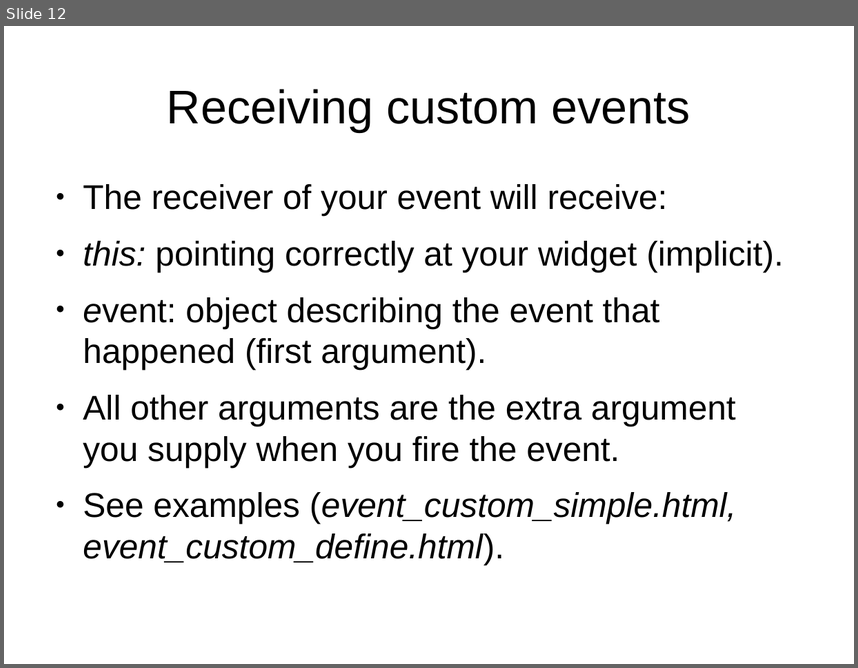
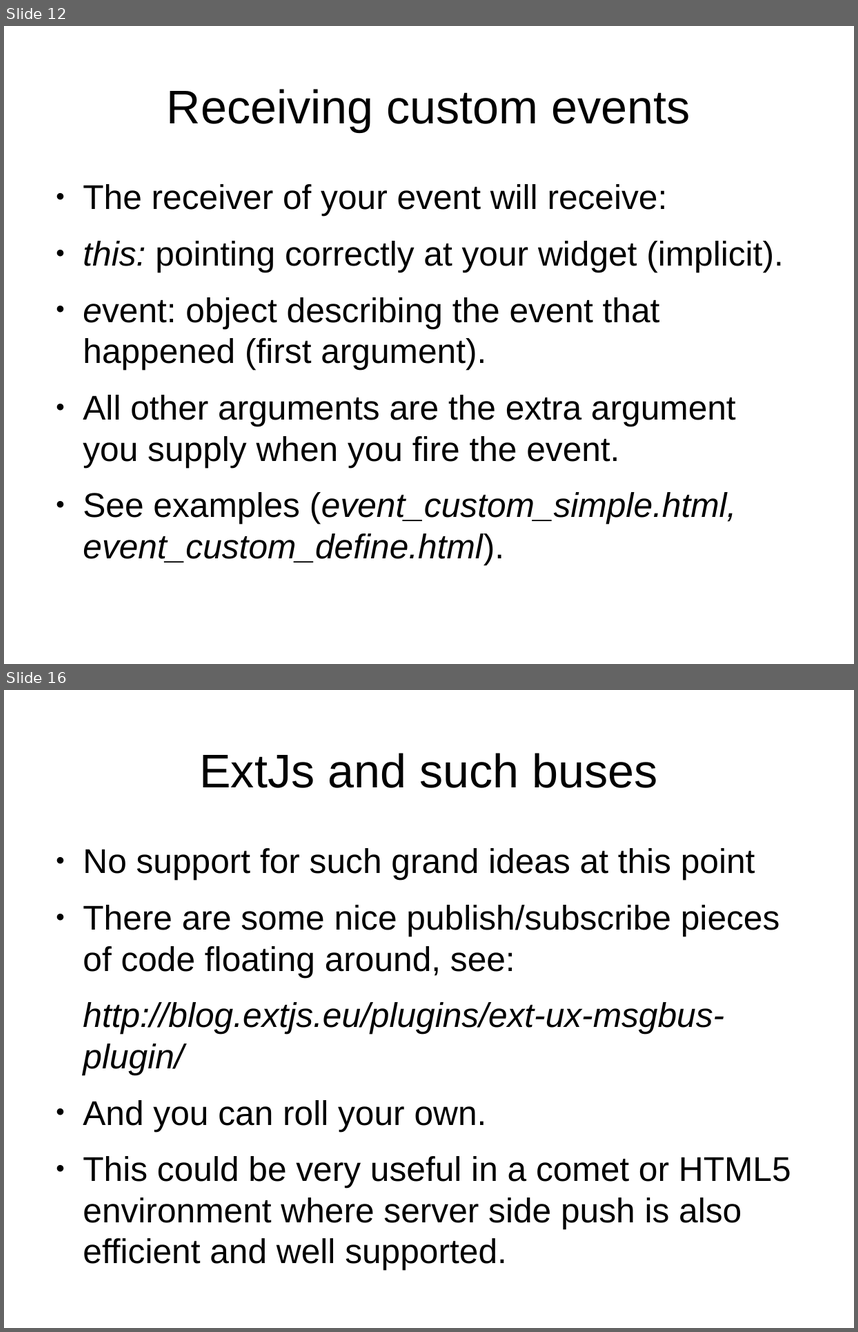
Before and after one commit to veltzer/demos, a slide deck: javascript/extjs/doc/extjs_event_handling.odp. Shown one above the other, each under a label of ours: slide 12 before the commit, slides 12 and 16 after it; the slides between them are not shown. The pictures are 858x668 and 858x1332 pixels, drawn with LibreOffice and Linux fonts; fonts in the diff are those of the drawing. Boxes give left, top, right and bottom in pixels: in the first picture for what was removed or moved away, otherwise in the second. Text is boxed around its words. In the diff, an @@ line names an element or a change of style, - is before the commit and + after.

```diff
--- a/javascript/extjs/doc/extjs_event_handling.odp
+++ b/javascript/extjs/doc/extjs_event_handling.odp
@@ slide 16 added at bbox=[4, 690, 854, 1328], background #FFFFFF @@
@@ title added at bbox=[199, 753, 657, 788], 44 pt, text #000000 @@
+ExtJs and such buses
@@ text added at bbox=[83, 848, 791, 1270], 32 pt, text #000000 @@
+● No support for such grand ideas at this point
+● There are some nice publish/subscribe pieces of code floating around, see:
+http://blog.extjs.eu/plugins/ext-ux-msgbus-plugin/
+● And you can roll your own.
+● This could be very useful in a comet or HTML5 environment where server side push is also efficient and well supported.
```
Also in this commit, not shown: 3 other slides added, 3 other files.
